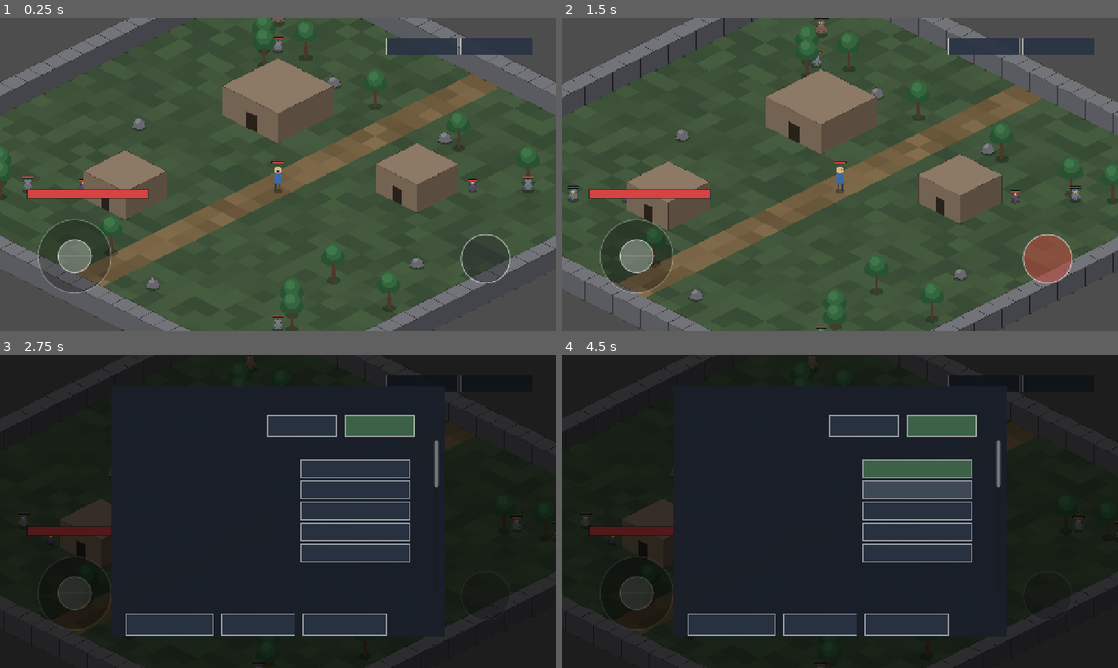
Above: before the commit, frames 1-4 (two rows, left to right).
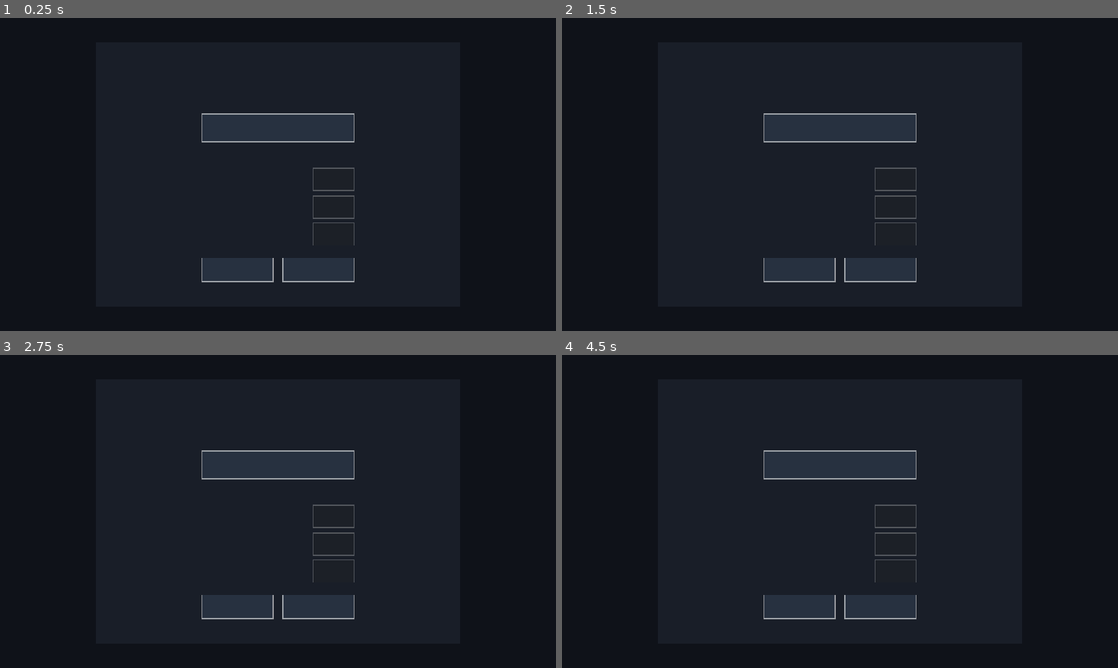
Above: after the commit, the same moments.

Repository: gbcmikeblue/game_qy2
Game: Godot game, scene res://scenes/ui/main_menu.tscn
Same seed, same stepped clock (60 frames per second), same inputs: the game is played once before the commit and once after it. Before the commit the project starts from res://scenes/boot/main.tscn.
Inputs (mouse positions are in pixels of both pictures, inside the frame that each line leads up to):
- Up to frame 1 (0.25 s): no input
- Up to frame 2 (1.5 s): tap Enter at 0.5 s; drag from (634, 255) to (895, 105) at 0.52 s; drag from (1045, 259) to (812, 237) at 1.27 s
- Up to frame 3 (2.75 s): move the mouse to (494, 383) at 2.02 s; hold D (move_right) from 2.03 s (still down); tap I at 2.1 s; click (494, 383) at 2.17 s
- Up to frame 4 (4.5 s): release D (move_right) at 2.75 s; tap Space at 2.75 s; drag from (984, 383) to (673, 464) at 2.77 s; tap Enter at 3.5 s; drag from (917, 470) to (867, 511) at 3.52 s; drag from (917, 489) to (756, 433) at 4.27 s

The runs differ from the first frame. In frame 1, 100% of the frame differs, in the area x 0-100%, y 0-100%; in frame 2, 100%; in frame 3, 10%; in frame 4, 12%.

Commit message:
阶段C-C：主菜单与启动流程（新游戏 / 读档 / 设置 / 退出）
新增 main_menu 场景（设计尺寸 + 整体 scale + 安全区居中）：新游戏、3 槽读档（空槽置灰并显示摘要）、设置（复用 settings_panel）、退出；项目主场景改为 main_menu。

读档不能在菜单里做（玩家还不存在）：菜单只写 SaveService.pending_slot，main.gd 在玩家/地图/HUD 就绪后 consume 并 load，失败则按新游戏继续并告警。

菜单把场景切换收口在 game_launcher，验收可注入空实现，避免切场景销毁测试节点。stage_c_check 新增 13 条断言（空槽置灰、摘要含金币、读档写 pending、新游戏清状态），117 → 130 条；8 套 637 条全绿。

Diff:
--- a/data/i18n/en.json
+++ b/data/i18n/en.json
@@ -2,6 +2,11 @@
   "lang.en": "EN",
   "lang.zh": "中文",
   "button.settings": "SET",
+
+  "menu.title": "ISO RPG",
+  "menu.new_game": "NEW GAME",
+  "menu.load_title": "LOAD GAME",
+  "menu.quit": "QUIT",
 
   "hud.hp": "HP %d/%d",
   "hud.fps": "FPS %d",
--- a/data/i18n/zh.json
+++ b/data/i18n/zh.json
@@ -2,6 +2,11 @@
   "lang.en": "EN",
   "lang.zh": "中文",
   "button.settings": "设置",
+
+  "menu.title": "等距 RPG",
+  "menu.new_game": "新游戏",
+  "menu.load_title": "读取存档",
+  "menu.quit": "退出",
 
   "hud.hp": "生命 %d/%d",
   "hud.fps": "帧率 %d",
--- a/project.godot
+++ b/project.godot
@@ -11,7 +11,7 @@
 [application]
 
 config/name="Iso RPG Stage A"
-run/main_scene="res://scenes/boot/main.tscn"
+run/main_scene="res://scenes/ui/main_menu.tscn"
 config/features=PackedStringArray("4.7", "GL Compatibility")
 
 [autoload]
--- /dev/null
+++ b/scenes/ui/main_menu.tscn
@@ -0,0 +1,8 @@
+[gd_scene load_steps=2 format=3]
+
+[ext_resource type="Script" path="res://scripts/ui/main_menu.gd" id="1_menu"]
+
+[node name="MainMenu" type="Control"]
+anchor_right = 1.0
+anchor_bottom = 1.0
+script = ExtResource("1_menu")
--- a/scripts/boot/main.gd
+++ b/scripts/boot/main.gd
@@ -52,6 +52,12 @@
 	DisplayAdapter.layout_changed.connect(_apply_layout)
 	_apply_layout()
 
+	# 主菜单选了「读取存档」：等玩家、地图、HUD 都就绪后再恢复，
+	# 否则位置与血量会写到还不存在的节点上。
+	var pending := SaveService.consume_pending_slot()
+	if pending > 0 and not SaveService.load_slot(pending):
+		push_warning("读档失败（槽 %d），按新游戏继续" % pending)
+
 
 func _exit_tree() -> void:
 	if DisplayAdapter.layout_changed.is_connected(_apply_layout):
--- a/scripts/items/save_service.gd
+++ b/scripts/items/save_service.gd
@@ -18,6 +18,10 @@
 ## 自动存档开关：验收脚本会临时关掉，避免测试过程写用户的存档文件。
 var autosave_enabled := true
 
+## 主菜单选了「读取存档」时先把槽位号放在这里，等游戏场景把玩家建好后再消费。
+## 直接在主菜单里 load 是不行的：那时 GameManager.player 还不存在。
+var pending_slot := 0
+
 
 func _ready() -> void:
 	# 自动存档时机（决策 D-01 的可落地部分）：升级与退出。
@@ -38,6 +42,13 @@
 func _on_level_changed(_level: int, _exp: int) -> void:
 	if autosave_enabled:
 		save_slot(AUTOSAVE_SLOT)
+
+
+## 取出并清空「待读档槽位」；返回 0 表示没有待处理的读档请求。
+func consume_pending_slot() -> int:
+	var slot := pending_slot
+	pending_slot = 0
+	return slot
 
 
 ## 槽位路径（1..SLOT_COUNT）。
--- /dev/null
+++ b/scripts/ui/main_menu.gd
@@ -0,0 +1,232 @@
+extends Control
+
+## 主菜单：新游戏 / 读取存档（3 槽）/ 设置 / 退出。
+##
+## 与面板同样的适配方式：设计尺寸 720×520 + 整体 scale + 安全区内缩居中。
+## 真正的场景切换收口在 _enter_game()，测试可以把 game_launcher 换成空实现，
+## 只验证「请求了什么」而不真切场景（切场景会销毁测试节点）。
+
+signal game_requested
+
+const GAME_SCENE := "res://scenes/boot/main.tscn"
+const SETTINGS_PANEL := preload("res://scenes/ui/settings_panel.tscn")
+
+const DESIGN := Vector2(720.0, 520.0)
+const WIDTH_RATIO := 0.92
+const HEIGHT_RATIO := 0.92
+const MIN_SCALE := 0.6
+const MAX_SCALE := 1.4
+const BODY_MIN_DP := 14.0
+
+const FONT_TITLE := 40
+const FONT_BODY := 20
+const FONT_HELPER := 17
+
+const SLOT_ROWS := 3
+
+var _frame: ColorRect
+var _title: Label
+var _new_game: UiButton
+var _load_title: Label
+var _slot_labels: Array[Label] = []
+var _slot_buttons: Array[UiButton] = []
+var _settings: UiButton
+var _quit: UiButton
+var _panel: Node = null
+
+## 测试注入点：默认走 change_scene_to_file。
+var game_launcher: Callable = Callable()
+
+
+func _ready() -> void:
+	process_mode = Node.PROCESS_MODE_ALWAYS
+	_build()
+	Locale.language_changed.connect(_refresh_texts)
+	DisplayAdapter.layout_changed.connect(_layout)
+	_layout()
+	_refresh_all()
+
+
+func _exit_tree() -> void:
+	if Locale.language_changed.is_connected(_refresh_texts):
+		Locale.language_changed.disconnect(_refresh_texts)
+	if DisplayAdapter.layout_changed.is_connected(_layout):
+		DisplayAdapter.layout_changed.disconnect(_layout)
+
+
+# ---------------- 构建 ----------------
+
+func _build() -> void:
+	var dim := ColorRect.new()
+	dim.color = Color(0.06, 0.07, 0.10, 1.0)
+	dim.set_anchors_preset(Control.PRESET_FULL_RECT)
+	dim.mouse_filter = Control.MOUSE_FILTER_IGNORE
+	add_child(dim)
+
+	_frame = ColorRect.new()
+	_frame.color = Color(0.10, 0.12, 0.16, 0.98)
+	_frame.size = DESIGN
+	_frame.mouse_filter = Control.MOUSE_FILTER_STOP
+	add_child(_frame)
+
+	_title = _label(Vector2(0.0, 40.0), Vector2(DESIGN.x, 60.0), FONT_TITLE)
+	_title.horizontal_alignment = HORIZONTAL_ALIGNMENT_CENTER
+
+	_new_game = _button(Vector2(210.0, 140.0), Vector2(300.0, 56.0))
+	_new_game.pressed.connect(_on_new_game_pressed)
+
+	_load_title = _label(Vector2(210.0, 212.0), Vector2(300.0, 30.0), FONT_HELPER)
+
+	for index in SLOT_ROWS:
+		var y := 248.0 + float(index) * 54.0
+		var label := _label(Vector2(210.0, y + 6.0), Vector2(210.0, 34.0), FONT_HELPER)
+		_slot_labels.append(label)
+		var button := _button(Vector2(430.0, y), Vector2(80.0, 44.0))
+		button.pressed.connect(_on_load_pressed.bind(index + 1))
+		_slot_buttons.append(button)
+
+	_settings = _button(Vector2(210.0, 424.0), Vector2(140.0, 48.0))
+	_settings.pressed.connect(_on_settings_pressed)
+	_quit = _button(Vector2(370.0, 424.0), Vector2(140.0, 48.0))
+	_quit.pressed.connect(_on_quit_pressed)
+
+
+func _layout() -> void:
+	if not is_instance_valid(_frame):
+		return
+	var viewport := get_viewport().get_visible_rect().size
+	var insets := DisplayAdapter.safe_insets
+	var usable := Vector2(
+		maxf(1.0, viewport.x - insets.x - insets.z),
+		maxf(1.0, viewport.y - insets.y - insets.w))
+	var by_space := minf(usable.x * WIDTH_RATIO / DESIGN.x, usable.y * HEIGHT_RATIO / DESIGN.y)
+	var readable := DisplayAdapter.dp(BODY_MIN_DP) / float(FONT_BODY)
+	var upper := minf(maxf(MAX_SCALE, readable * 1.1), 1.8)
+	var factor := clampf(minf(by_space, upper), MIN_SCALE, upper)
+	_frame.size = DESIGN
+	_frame.scale = Vector2(factor, factor)
+	var scaled := _frame.size * factor
+	_frame.position = (Vector2(insets.x, insets.y) + (usable - scaled) * 0.5).round()
+
+
+# ---------------- 文案与槽位 ----------------
+
+func _refresh_texts() -> void:
+	_title.text = Locale.t("menu.title")
+	_new_game.set_caption(Locale.t("menu.new_game"))
+	_load_title.text = Locale.t("menu.load_title")
+	_settings.set_caption(Locale.t("button.settings"))
+	_quit.set_caption(Locale.t("menu.quit"))
+	for button: UiButton in _slot_buttons:
+		button.set_caption(Locale.t("inv.load.action"))
+
+
+func _refresh_slots() -> void:
+	for index in _slot_labels.size():
+		var slot := index + 1
+		var info := SaveService.slot_info(slot)
+		if info.is_empty():
+			_slot_labels[index].text = Locale.t("inv.slot.empty")
+		else:
+			_slot_labels[index].text = Locale.t("inv.slot.summary", [
+				int(info["level"]), int(info["gold"]), int(info["inventory_size"])])
+		_slot_buttons[index].set_disabled(info.is_empty())
+
+
+func _refresh_all() -> void:
+	_refresh_texts()
+	_refresh_slots()
+
+
+# ---------------- 交互 ----------------
+
+func _on_new_game_pressed() -> void:
+	InventoryService.reset()
+	SaveService.pending_slot = 0
+	_enter_game()
+
+
+func _on_load_pressed(slot: int) -> void:
+	if not SaveService.has_save(slot):
+		return
+	# 玩家此时还不存在，读档必须推到游戏场景里做（见 main.gd）。
+	SaveService.pending_slot = slot
+	_enter_game()
+
+
+func _enter_game() -> void:
+	game_requested.emit()
+	if game_launcher.is_valid():
+		game_launcher.call()
+		return
+	get_tree().change_scene_to_file(GAME_SCENE)
+
+
+func _on_settings_pressed() -> void:
+	if is_instance_valid(_panel):
+		return
+	_panel = SETTINGS_PANEL.instantiate()
+	add_child(_panel)
+	if _panel.has_signal("closed"):
+		_panel.closed.connect(_on_settings_closed)
+
+
+func _on_settings_closed() -> void:
+	_panel = null
+	_refresh_all()
+
+
+func _on_quit_pressed() -> void:
+	get_tree().quit()
+
+
+# ---------------- 验收接口 ----------------
+
+func request_new_game() -> void:
+	_on_new_game_pressed()
+
+
+func request_load(slot: int) -> bool:
+	if not SaveService.has_save(slot):
+		return false
+	_on_load_pressed(slot)
+	return true
+
+
+func slot_text(index: int) -> String:
+	if index < 0 or index >= _slot_labels.size():
+		return ""
+	return _slot_labels[index].text
+
+
+func load_disabled(index: int) -> bool:
+	if index < 0 or index >= _slot_buttons.size():
+		return true
+	return _slot_buttons[index].is_disabled()
+
+
+func refresh() -> void:
+	_refresh_all()
+
+
+# ---------------- 控件工厂 ----------------
+
+func _label(position: Vector2, size: Vector2, font_size: int) -> Label:
+	var label := Label.new()
+	label.position = position
+	label.size = size
+	label.add_theme_font_override("font", Locale.font)
+	label.add_theme_font_size_override("font_size", font_size)
+	label.add_theme_color_override("font_color", Color(1.0, 1.0, 1.0, 0.92))
+	label.mouse_filter = Control.MOUSE_FILTER_IGNORE
+	_frame.add_child(label)
+	return label
+
+
+func _button(position: Vector2, size: Vector2) -> UiButton:
+	var button := UiButton.new()
+	button.position = position
+	button.size = size
+	button.font_size = FONT_BODY
+	_frame.add_child(button)
+	return button
--- a/tests/stage_c_check.gd
+++ b/tests/stage_c_check.gd
@@ -9,6 +9,7 @@
 const LOOT_DIR := "res://data/items/loot"
 const LOOT_SERVICE := preload("res://scripts/items/loot_service.gd")
 const PLAYER_SCENE := preload("res://scenes/actors/player/player.tscn")
+const MAIN_MENU := preload("res://scenes/ui/main_menu.tscn")
 const INVENTORY_PANEL := preload("res://scenes/ui/inventory_panel.tscn")
 
 var _failures: Array[String] = []
@@ -52,6 +53,7 @@
 	await _test_shop()
 	await _test_save()
 	await _test_save_panel()
+	await _test_main_menu()
 	SaveService.autosave_enabled = true
 	InventoryService.reset()
 	_report()
@@ -631,6 +633,49 @@
 	InventoryService.reset()
 
 
+# ---------------- 主菜单：空槽置灰 / 读档请求 / 新游戏清状态 ----------------
+
+func _test_main_menu() -> void:
+	for slot in range(1, SaveService.SLOT_COUNT + 1):
+		SaveService.delete_slot(slot)
+	InventoryService.reset()
+
+	var menu = MAIN_MENU.instantiate()
+	add_child(menu)
+	await get_tree().process_frame
+	var launches: Array = []
+	# 替换真实场景切换：真切换会销毁测试节点。
+	menu.game_launcher = func() -> void: launches.append(true)
+
+	_check(menu.slot_text(0) == Locale.t("inv.slot.empty"), "主菜单空槽显示「未存档」")
+	_check(menu.load_disabled(0), "主菜单空槽的读取按钮置灰")
+	_check(not menu.request_load(1), "空槽不能发起读档")
+	_check(launches.is_empty(), "空槽不会请求进入游戏")
+
+	InventoryService.gold = 77
+	InventoryService.add_item(&"mat_wolf_fang", 2)
+	SaveService.save_slot(2)
+	menu.refresh()
+	_check(not menu.load_disabled(1), "有档的槽位按钮可用")
+	_check(menu.slot_text(1).contains("77"), "槽位摘要显示金币（%s）" % menu.slot_text(1))
+
+	_check(menu.request_load(2), "有档时可以发起读档")
+	_check(SaveService.pending_slot == 2, "读档请求写入 pending_slot（%d）" % SaveService.pending_slot)
+	_check(launches.size() == 1, "读档会请求进入游戏")
+	_check(SaveService.consume_pending_slot() == 2, "pending_slot 可被游戏场景取出")
+
+	InventoryService.gold = 5
+	menu.request_new_game()
+	_check(InventoryService.gold == 0, "新游戏清空运行时金币")
+	_check(SaveService.pending_slot == 0, "新游戏不留下待读档")
+	_check(launches.size() == 2, "新游戏同样请求进入游戏")
+
+	SaveService.delete_slot(2)
+	menu.queue_free()
+	await get_tree().process_frame
+	InventoryService.reset()
+
+
 func _make_entry(item_id: StringName, chance: float, low: int, high: int) -> LootEntry:
 	var entry := LootEntry.new()
 	entry.item = ItemRegistry.get_item(item_id)
Not shown, added: scripts/ui/main_menu.gd.uid
